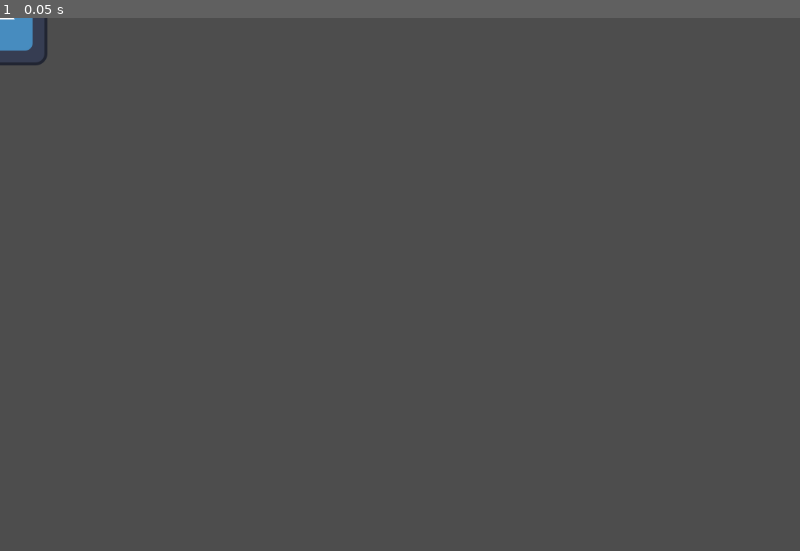
Above: before the commit, frame 1.
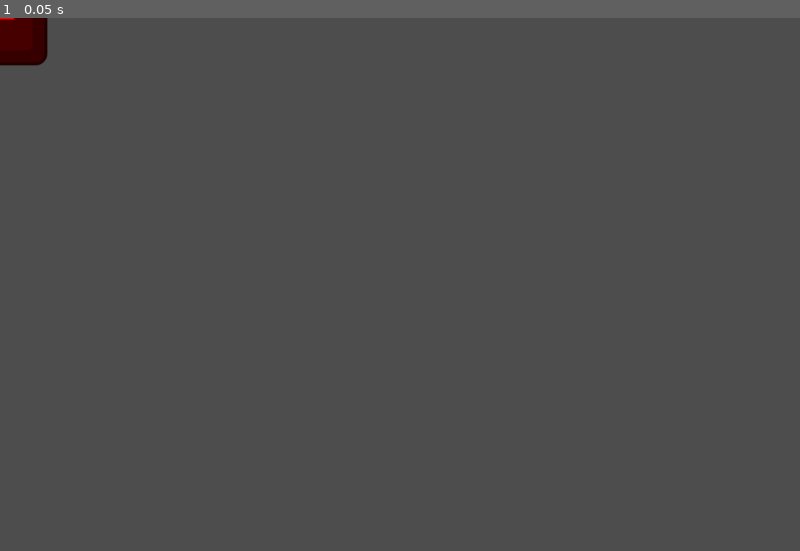
Above: after the commit, the same moment.

Repository: EamonnER/TerraWorlds
Game: Godot game, scene res://src/item/inventory_item.tscn
Same seed, same stepped clock (60 frames per second), same inputs: the game is played once before the commit and once after it. This scene is started directly instead of the project's main scene. The engine's default icon, where the game draws it, is replaced by a stand-in: a white triangle on a blue panel in a dark square.
Inputs:
- Up to frame 1 (0.05 s): no input

The runs differ from the first frame. In frame 1, 0.5% of the frame differs, in the area x 0-6%, y 0-9%.

Commit message:
Added functionality for spawning item & properly adding to inventory

Diff:
--- a/src/entity/player/player.gd
+++ b/src/entity/player/player.gd
@@ -5,8 +5,7 @@
 var inventory: Inventory
 
 func pickup_item(item: Item) -> bool:
-	var inventory_item = item.to_inventory_item()
-	return inventory.add_item(inventory_item)
+	return inventory.add_item(item)
 
 func handle_primary_action_input():
 	# Only function is to remove tiles at mouse pos ATM
@@ -38,6 +37,7 @@
 			motion_mode = MotionMode.MOTION_MODE_FLOATING
 			set_collision_mask_value(2, false)
 		else:
+			world.spawn_item()
 			motion_mode = MotionMode.MOTION_MODE_GROUNDED
 			set_collision_mask_value(2, true)
 
--- a/src/inventory/inventory_slot.gd
+++ b/src/inventory/inventory_slot.gd
@@ -1,14 +1,17 @@
 extends TextureRect
 class_name InventorySlot
 
-var inventory_item: InventoryItem  # This is essentually a fancy Sprite2D
-var quantity: int
+@export var quantity: int = 0
 
 func set_item(new_item: Item, new_quantity: int) -> void:
-	if new_item.id == inventory_item.item.id:
+	var current_item = get_item()
+	if current_item and new_item.id == current_item.id:
 		increment_quantity(new_quantity)
 		return
-	inventory_item = new_item.to_inventory_item()
+	var inventory_item = new_item.to_inventory_item()
+	add_child(inventory_item)
+	inventory_item.set_position(get_size()/2)
+	inventory_item.set_scale(Vector2(0.7, 0.7))
 	quantity = max(new_quantity, 0)
 
 func increment_quantity(amount: int) -> void:
@@ -17,11 +20,12 @@
 func decrement_quantity(amount: int) -> void:
 	quantity -= amount
 	if quantity < 0:
-		inventory_item = null
-		quantity = 0
+		delete_item()
 
 func get_item() -> Item:
-	return inventory_item.item
+	for child in get_children():
+		return child.item
+	return null
 
 func get_quantity() -> int:
 	return quantity
@@ -30,3 +34,14 @@
 	quantity = new_quantity
 	if quantity < 0:
 		quantity = 0
+
+func delete_item() -> void:
+	for child in get_children():
+		remove_child(child)
+		child.queue_free()
+		quantity = 0
+
+func pop_item() -> Item:
+	var item = get_item()
+	delete_item()
+	return item
--- /dev/null
+++ b/src/item/Item.tscn
@@ -0,0 +1,6 @@
+[gd_scene load_steps=2 format=3 uid="uid://d2lfhddfhg0ep"]
+
+[ext_resource type="Script" path="res://src/item/item.gd" id="1_4ww4t"]
+
+[node name="Item" type="Node"]
+script = ExtResource("1_4ww4t")
--- a/src/item/dropped_item.gd
+++ b/src/item/dropped_item.gd
@@ -4,5 +4,5 @@
 var item: Item
 
 func _on_pickup_area_body_entered(body: Node2D) -> void:
-	if body is Player:
+	if body is Player and body.pickup_item(item):
 		queue_free()
--- a/src/item/inventory_item.tscn
+++ b/src/item/inventory_item.tscn
@@ -4,5 +4,6 @@
 [ext_resource type="Script" path="res://src/item/inventory_item.gd" id="1_h6of8"]
 
 [node name="InventoryItem" type="Sprite2D"]
+self_modulate = Color(1, 0, 0, 1)
 texture = ExtResource("1_cu635")
 script = ExtResource("1_h6of8")
--- a/src/item/item.gd
+++ b/src/item/item.gd
@@ -1,11 +1,12 @@
 extends Node
 class_name Item
 
-@onready var dropped_item_scene = preload("res://src/item/dropped_item.tscn")
-@onready var inventory_item_scene = preload("res://src/item/inventory_item.tscn")
+var dropped_item_scene = preload("res://src/item/dropped_item.tscn")
+var inventory_item_scene = preload("res://src/item/inventory_item.tscn")
 
 var id: int = 0
 var item_name: String = "Item"
+var is_stackable: bool = true
 
 func to_inventory_item() -> InventoryItem:
 	var inventory_item = inventory_item_scene.instantiate()
@@ -13,6 +14,7 @@
 	return inventory_item
 
 func to_dropped_item() -> DroppedItem:
+
 	var dropped_item = dropped_item_scene.instantiate()
 	dropped_item.item = self
 	return dropped_item
--- a/src/world/world.gd
+++ b/src/world/world.gd
@@ -3,6 +3,7 @@
 class_name World
 
 @onready var foreground: TileMapLayer = $Foreground
+@onready var item_scene = preload("res://src/item/Item.tscn")
 
 const WORLD_SIZE: int = 600  # Total width / height of world (should be even)
 const MAP_SIZE: int = WORLD_SIZE * 4  # Total width / height of playable / explorable area
@@ -167,3 +168,9 @@
 func _on_gravity_threshold_area_body_exited(body: Node2D) -> void:
 	if body is Entity:
 		body.update_rotation()
+
+func spawn_item() -> void:
+	var item = item_scene.instantiate()
+	var dropped_item = item.to_dropped_item()
+	add_child(dropped_item)
+	dropped_item.position = get_spawn_position() + Vector2i(40, 0)
